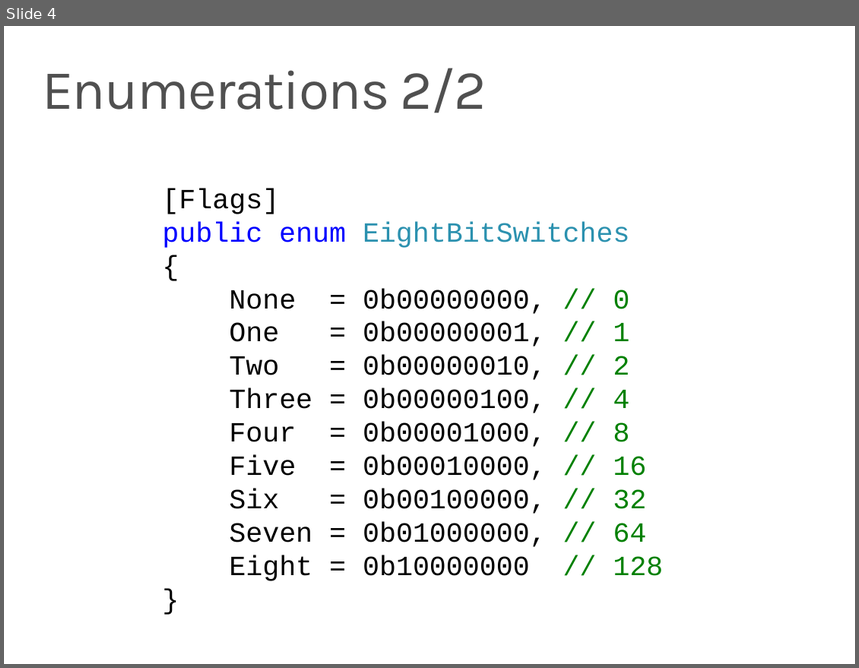
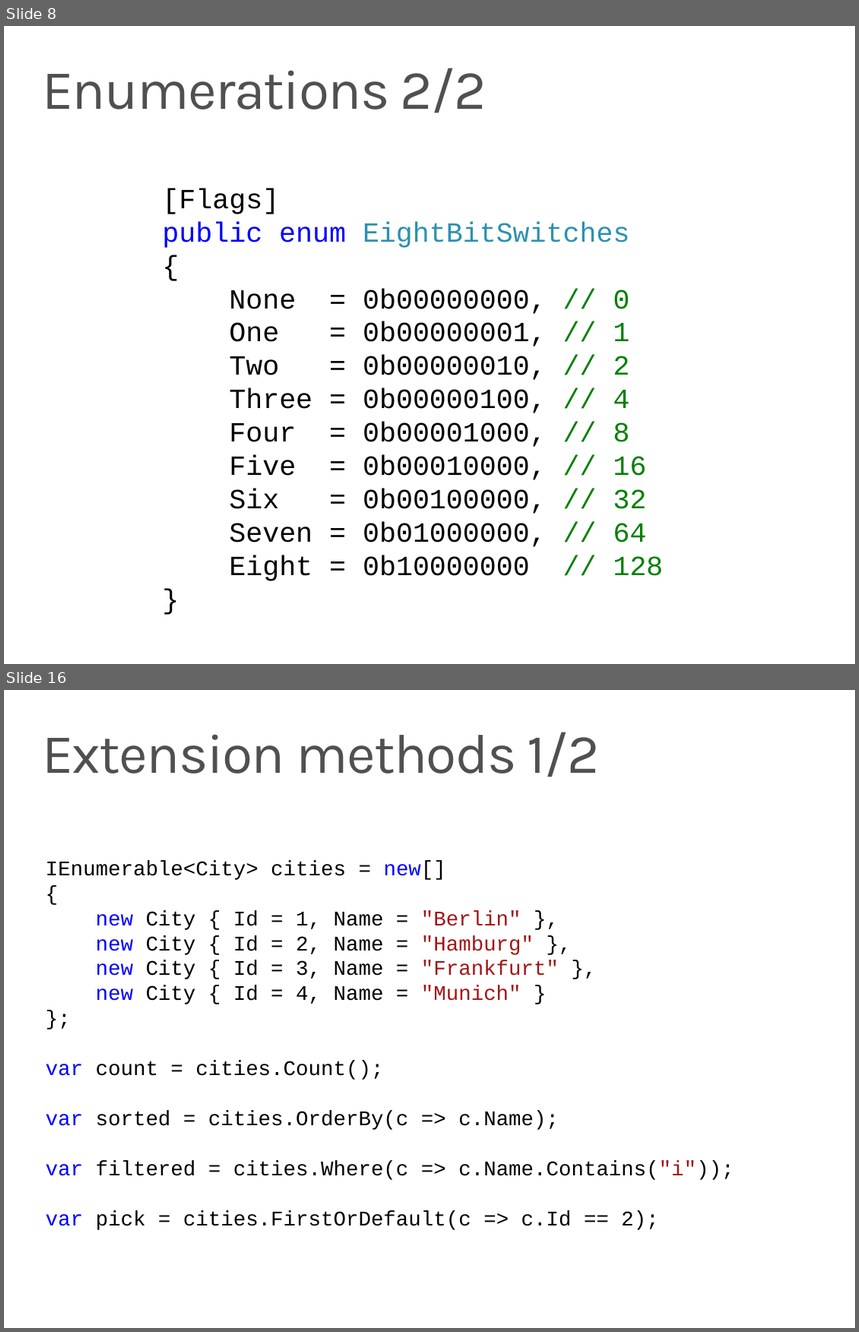
Before and after one commit to ondfisk/BDSA2018, a slide deck: Slides/Lecture03 - Lambdas and LINQ.pptx. Shown one above the other, each under a label of ours: slide 4 before the commit, slides 8 and 16 after it; the slides between them are not shown. The pictures are 859x668 and 859x1332 pixels, drawn with LibreOffice and Linux fonts; fonts in the diff are those of the drawing. Boxes give left, top, right and bottom in pixels: in the first picture for what was removed or moved away, otherwise in the second. Text is boxed around its words. In the diff, an @@ line names an element or a change of style, - is before the commit and + after.

```diff
--- a/Slides/Lecture03 - Lambdas and LINQ.pptx
+++ b/Slides/Lecture03 - Lambdas and LINQ.pptx
@@ slide 16 added at (4, 690, 855, 1328), background #FFFFFF @@
@@ title added at (42, 732, 600, 777), 48 pt, text #505050 @@
+Extension methods 1/2
@@ text added at (46, 860, 734, 1230), 18 pt, text #000000 @@
+IEnumerable<City> cities = new[]
+{
+new City { Id = 1, Name = "Berlin" },
+new City { Id = 2, Name = "Hamburg" },
+new City { Id = 3, Name = "Frankfurt" },
+new City { Id = 4, Name = "Munich" }
+};
+var count = cities.Count();
+var sorted = cities.OrderBy(c => c.Name);
+var filtered = cities.Where(c => c.Name.Contains("i"));
+var pick = cities.FirstOrDefault(c => c.Id == 2);
@@ what was slide 4 is now slide 8 @@
```
Also in this commit, not shown: 3 slides changed, 12 other slides added, 4 slides removed, 7 other files.
